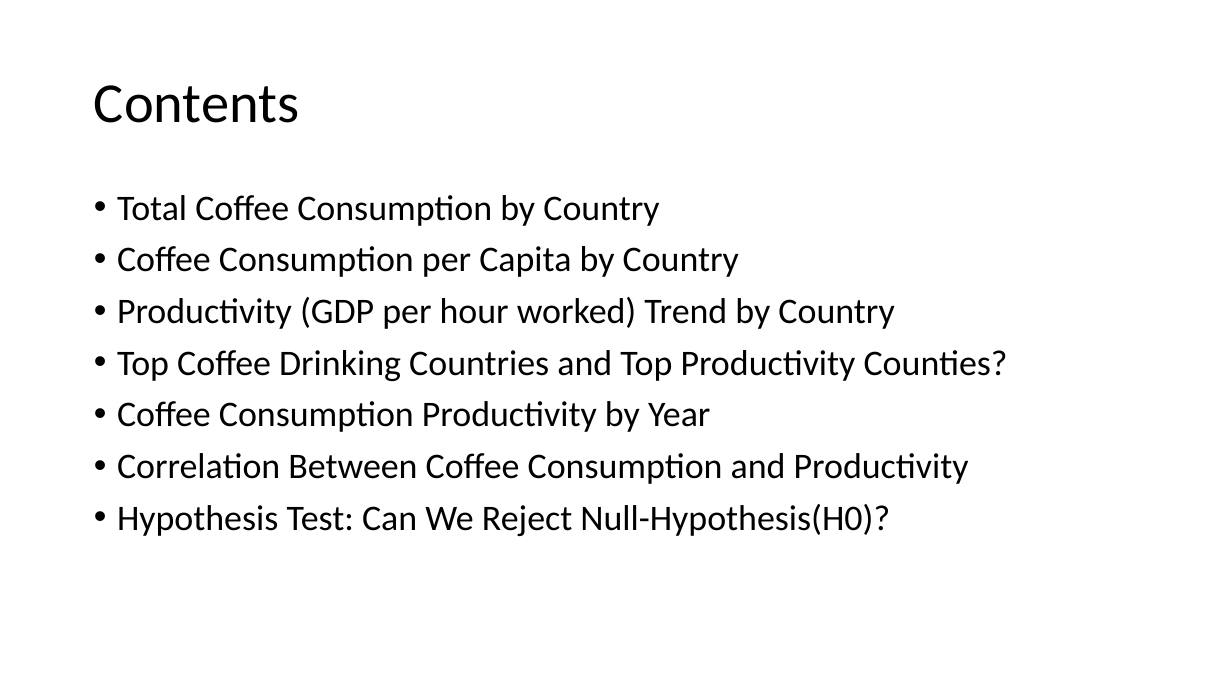
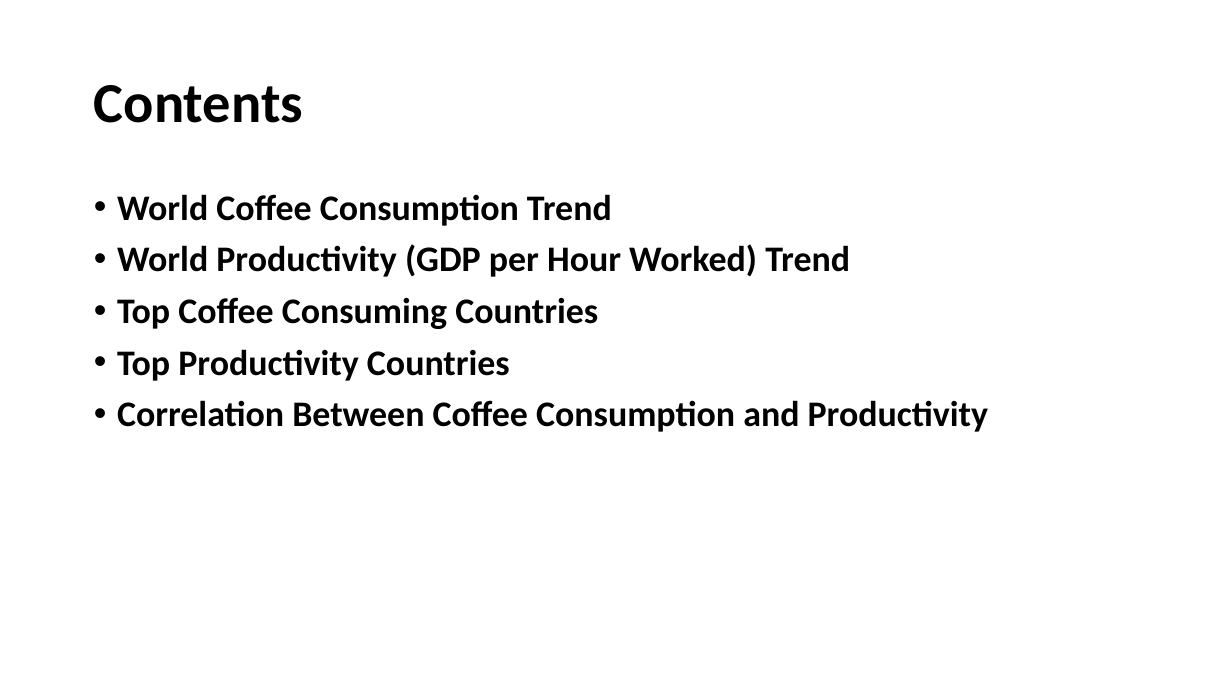
Before and after one commit to andrewboring/Confabulators_Project_1, a slide deck: slide 3 of Coffee and Productivity.pptx. Drawn at 1232x693 pixels with LibreOffice and Linux fonts; fonts in the diff are those of the drawing. Boxes give left, top, right and bottom in pixels: in the first picture for what was removed or moved away, otherwise in the second. Text is boxed around its words. In the diff, an @@ line names an element or a change of style, - is before the commit and + after.

```diff
--- a/Coffee and Productivity.pptx
+++ b/Coffee and Productivity.pptx
@@ title "Contents" at (x1=94, y1=85, x2=303, y2=123): bold on @@
@@ text at (x1=117, y1=194, x2=850, y2=381): text changed; bold on @@
-• Total Coffee Consumption by Country
-• Coffee Consumption per Capita by Country
-• Productivity (GDP per hour worked) Trend by Country
-• Top Coffee Drinking Countries and Top Productivity Counties?
-• Coffee Consumption Productivity by Year
+• World Coffee Consumption Trend
+• World Productivity (GDP per Hour Worked) Trend
+• Top Coffee Consuming Countries
+• Top Productivity Countries
@@ text at (x1=117, y1=400, x2=988, y2=432): bold on in "Correlation Between Coffee Consumption and Productivity" @@
@@ text at (x1=117, y1=504, x2=890, y2=536): paragraph removed @@
-• Hypothesis Test: Can We Reject Null-Hypothesis(H0)?
```
Also in this commit, not shown: 9 other slides changed, 2 slides added, 5 slides removed.
